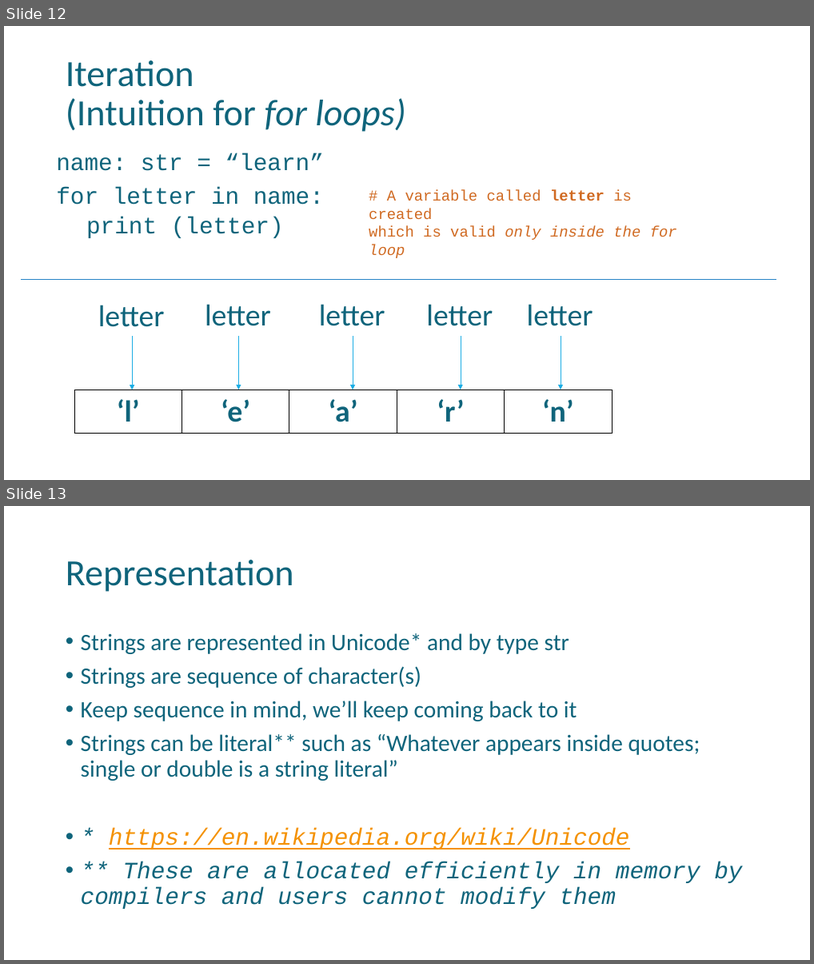
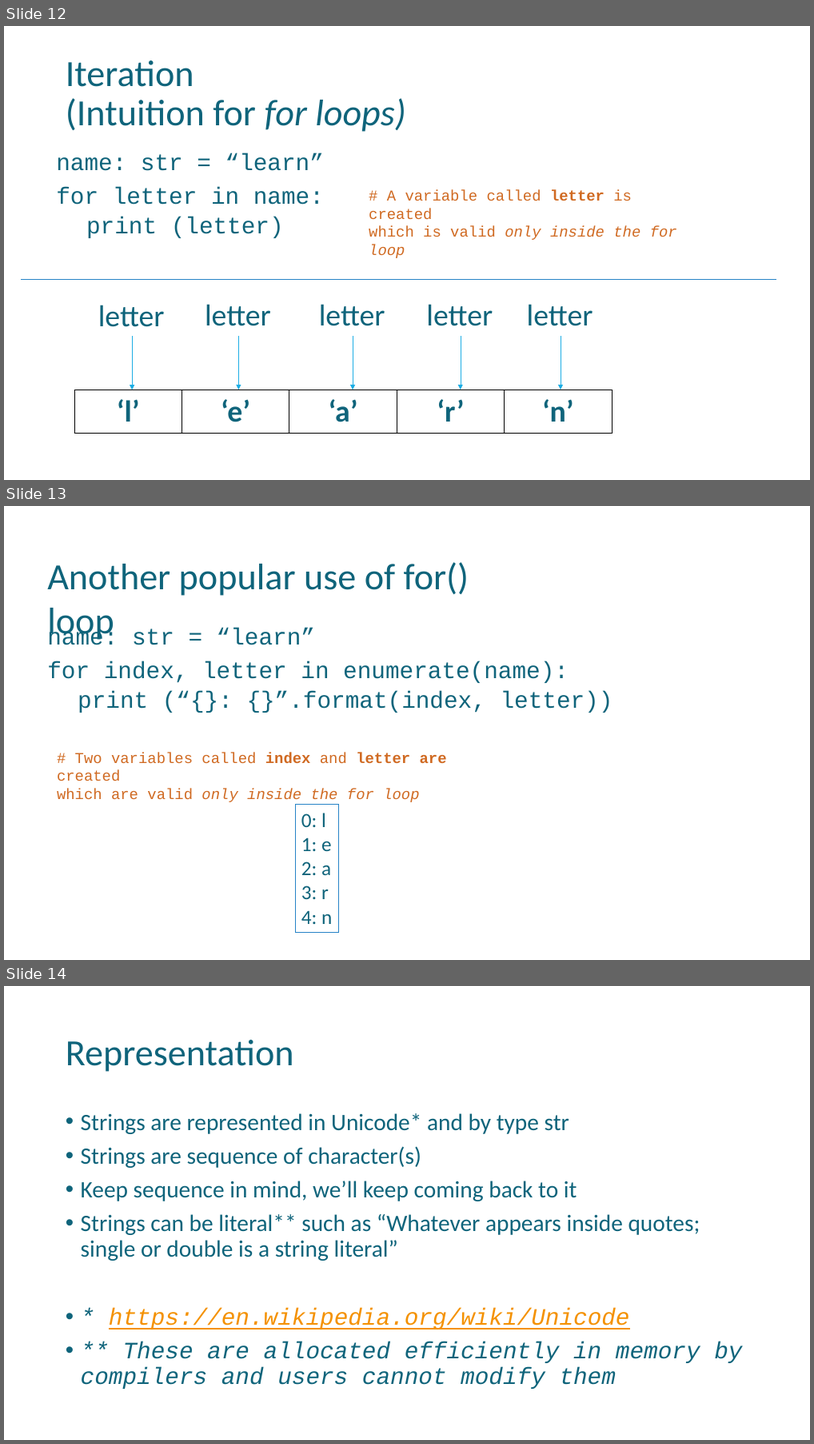
Before and after one commit to uday87j/teach_python, a slide deck: fundamentals/4-Conditionals, Sequence, String.pptx. Shown one above the other, each under a label of ours: slides 12 and 13 before the commit, slides 12, 13 and 14 after it. The pictures are 814x964 and 814x1444 pixels, drawn with LibreOffice and Linux fonts; fonts in the diff are those of the drawing. Boxes give left, top, right and bottom in pixels: in the first picture for what was removed or moved away, otherwise in the second. Text is boxed around its words. In the diff, an @@ line names an element or a change of style, - is before the commit and + after.

```diff
--- a/fundamentals/4-Conditionals, Sequence, String.pptx
+++ b/fundamentals/4-Conditionals, Sequence, String.pptx
@@ slide 13 added at [4, 506, 810, 960], background #FFFFFF @@
@@ text added at [47, 562, 470, 643], 44 pt, text #0F647B @@
+Another popular use of for() loop
@@ text added at [47, 628, 614, 712], 28 pt, text #0F647B @@
+name: str = “learn”
+for index, letter in enumerate(name):
+  print (“{}: {}”.format(index, letter))
@@ text added at [57, 752, 447, 802], 18 pt, text #D06A22 @@
+# Two variables called index and letter are created
+which are valid only inside the for loop
@@ rectangle added at [295, 804, 338, 932], fill #FFFFFF, outline #2683C6 1 pt, 24 pt, text #0F647B @@
+0: l
+1: e
+2: a
+3: r
+4: n
@@ what was slide 13 is now slide 14 @@
```
Also in this commit, not shown: 1 slide changed.
